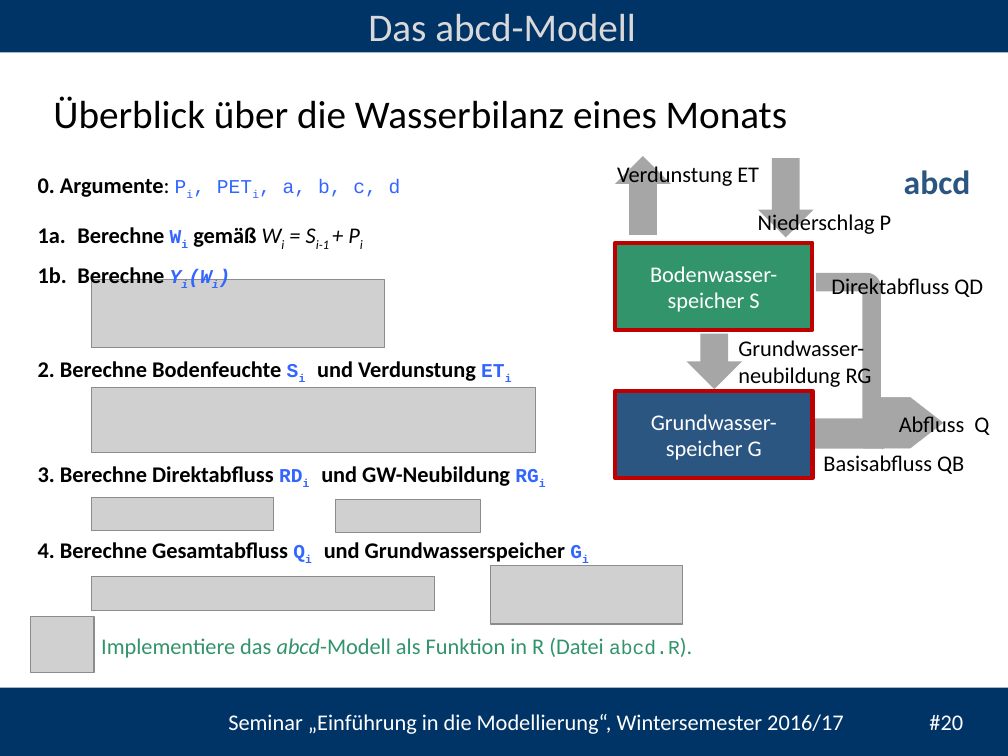
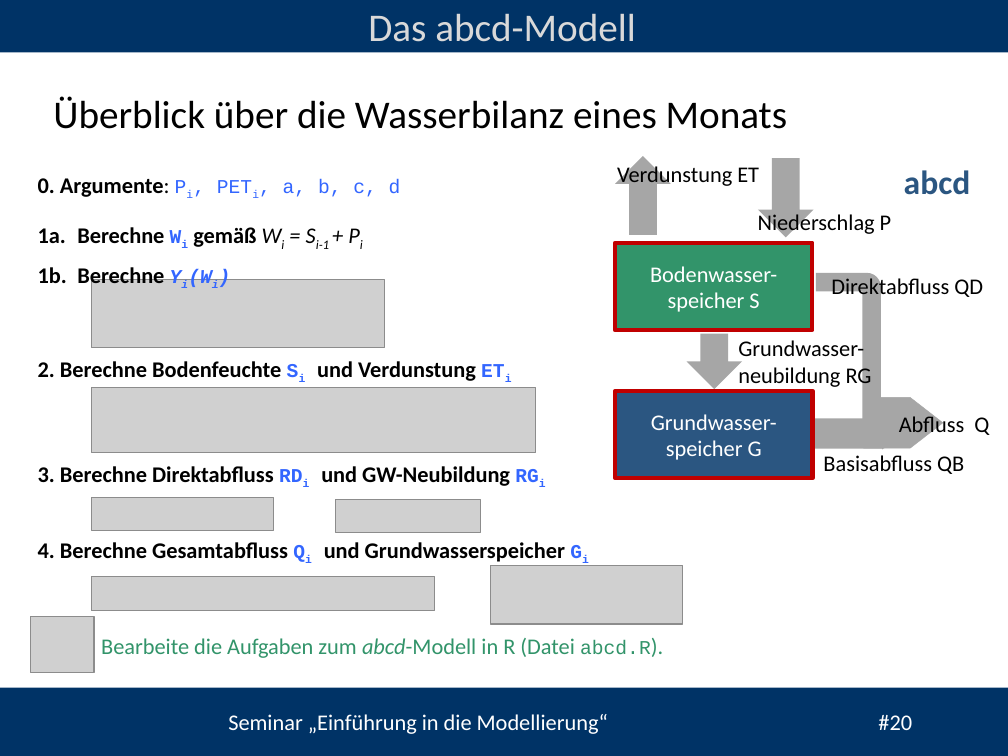
Before and after one commit to heistermann/Einf_Modellierung, a slide deck: slide 20 of Termin_5/folien/UebungModellierung#5.pptx. Drawn at 1008x756 pixels with LibreOffice and Linux fonts; fonts in the diff are those of the drawing; grey boxes stand for pictures; background and template pictures are left out. Boxes give left, top, right and bottom in pixels: in the first picture for what was removed or moved away, otherwise in the second. Text is boxed around its words. In the diff, an @@ line names an element or a change of style, - is before the commit and + after.

```diff
--- a/Termin_5/folien/UebungModellierung#5.pptx
+++ b/Termin_5/folien/UebungModellierung#5.pptx
@@ text at (x1=101, y1=638, x2=651, y2=658): text changed @@
-Implementiere das abcd-Modell als Funktion in R (Datei abcd.R).
+Bearbeite die Aufgaben zum abcd-Modell in R (Datei abcd.R).
@@ text at (x1=228, y1=714, x2=912, y2=734): text changed @@
-Seminar „Einführung in die Modellierung“, Wintersemester 2016/17 #20
+Seminar „Einführung in die Modellierung“ #20
```
Also in this commit, not shown: 19 other slides changed, 1 slide removed, 2 other files.
